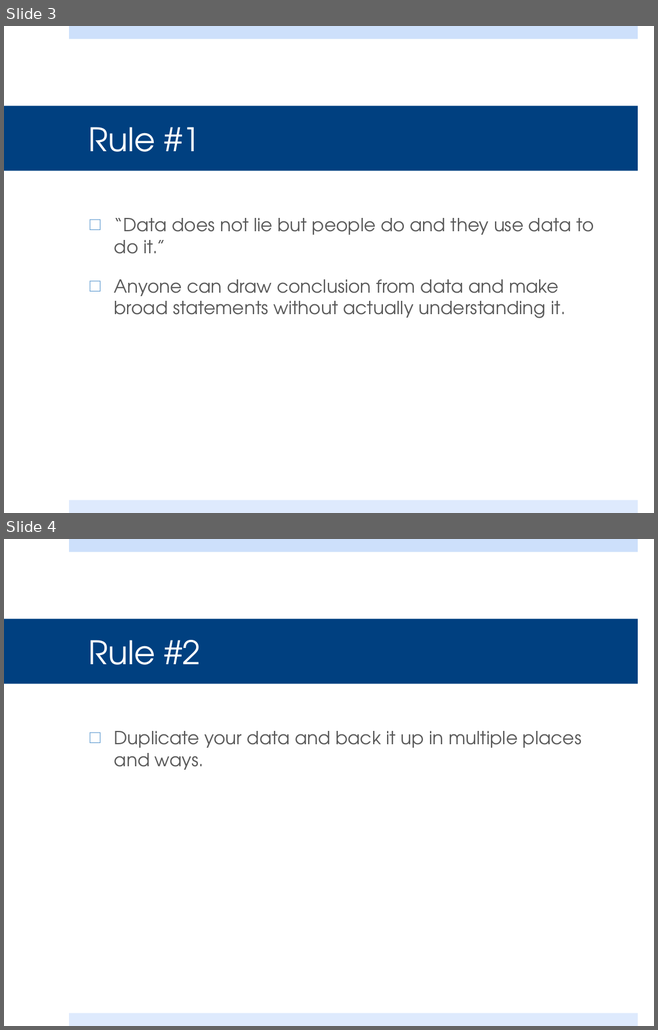
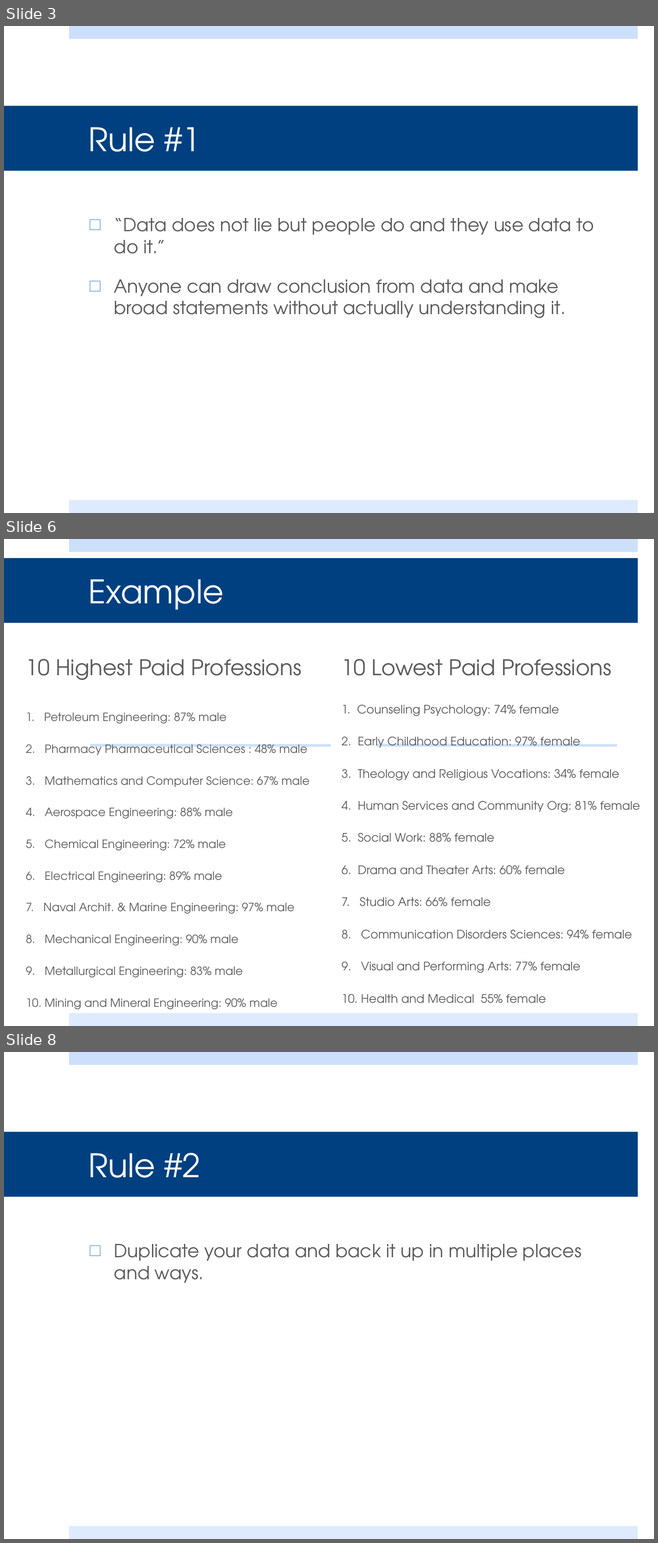
Before and after one commit to steven-king/j586, a slide deck: _classes/17_data/Class17_data.pptx. Shown one above the other, each under a label of ours: slides 3 and 4 before the commit, slides 3, 6 and 8 after it; the slides between them are not shown. The pictures are 658x1030 and 658x1543 pixels, drawn with LibreOffice and Linux fonts; fonts in the diff are those of the drawing. Boxes give left, top, right and bottom in pixels: in the first picture for what was removed or moved away, otherwise in the second. Text is boxed around its words. In the diff, an @@ line names an element or a change of style, - is before the commit and + after.

```diff
--- a/_classes/17_data/Class17_data.pptx
+++ b/_classes/17_data/Class17_data.pptx
@@ slide 6 added at <box>4,539,654,1026</box>, background #FFFFFF; not listed: 2 template elements that a slide beside it also shows @@
@@ title added at <box>4,558,637,623</box>, fill #004080, 36 pt, text #FFFFFF @@
+Example
@@ text added at <box>26,659,302,680</box>, 24 pt, text #595959 @@
+10 Highest Paid Professions
@@ text added at <box>342,659,611,676</box>, 24 pt, text #595959 @@
+10 Lowest Paid Professions
@@ text added at <box>26,712,309,1009</box>, 12.6 pt, text #595959 @@
+1. Petroleum Engineering: 87% male
+2. Pharmacy Pharmaceutical Sciences : 48% male
+3. Mathematics and Computer Science: 67% male
+4. Aerospace Engineering: 88% male
+5. Chemical Engineering: 72% male
+6. Electrical Engineering: 89% male
+7. Naval Archit. & Marine Engineering: 97% male
+8. Mechanical Engineering: 90% male
+9. Metallurgical Engineering: 83% male
+10. Mining and Mineral Engineering: 90% male
@@ text added at <box>342,705,640,1003</box>, 13 pt, text #595959 @@
+1. Counseling Psychology: 74% female
+2. Early Childhood Education: 97% female
+3. Theology and Religious Vocations: 34% female
+4. Human Services and Community Org: 81% female
+5. Social Work: 88% female
+6. Drama and Theater Arts: 60% female
+7. Studio Arts: 66% female
+8. Communication Disorders Sciences: 94% female
+9. Visual and Performing Arts: 77% female
+10. Health and Medical 55% female
@@ line added from (90, 745) to (331, 745), #CDE0FB 3 pt @@
@@ line added from (376, 745) to (616, 745), #CDE0FB 3 pt @@
@@ what was slide 4 is now slide 8 @@
```
Also in this commit, not shown: 3 slides changed, 5 other slides added, 1 slide removed.
